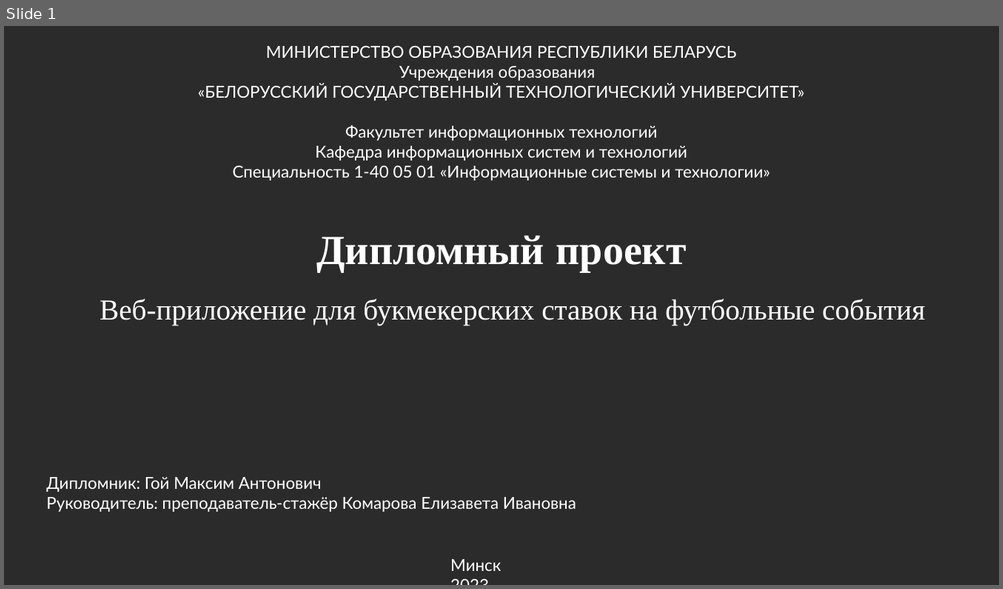
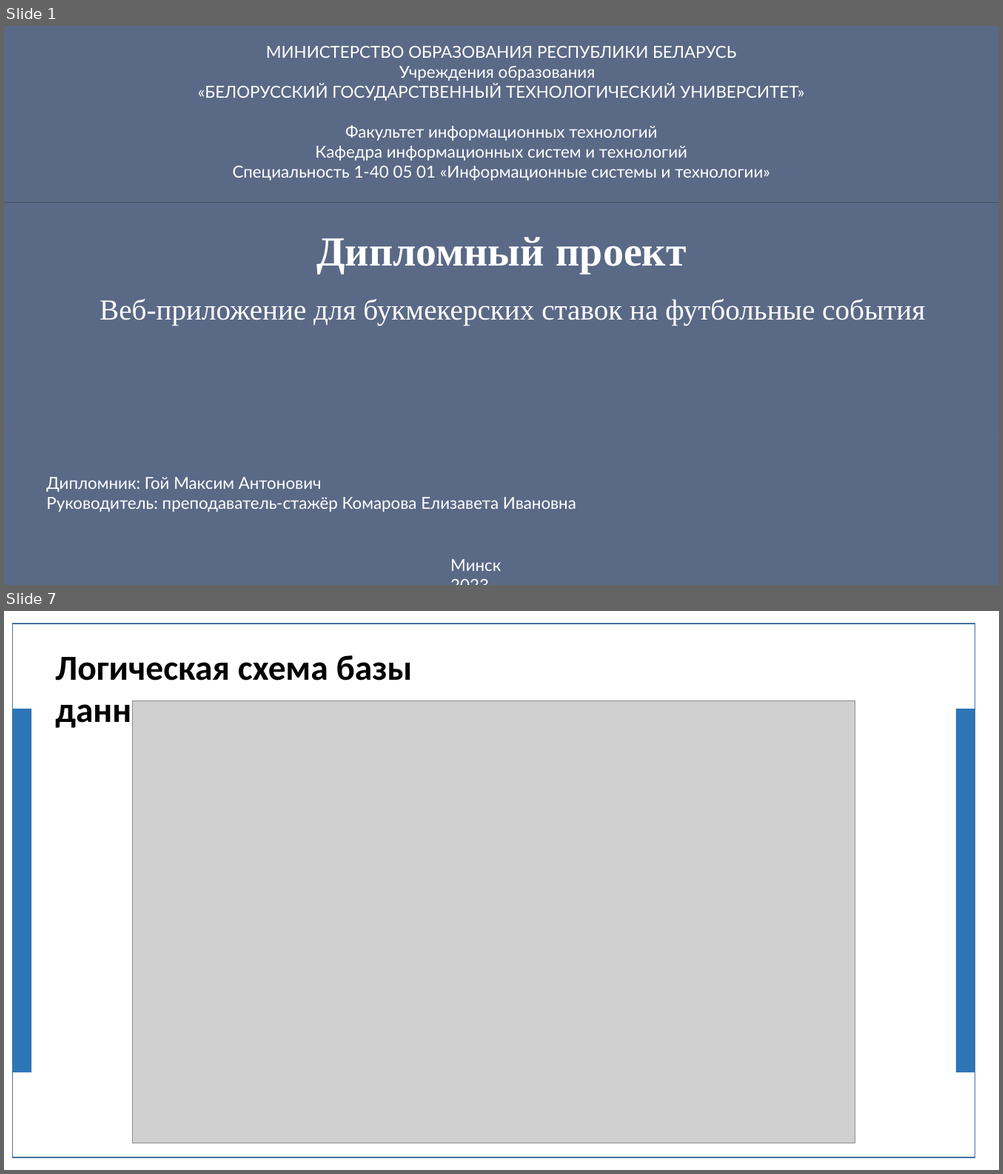
Before and after one commit to jk2911/diplom, a slide deck: doklad.PPTX. Shown one above the other, each under a label of ours: slide 1 before the commit, slides 1 and 7 after it; the slides between them are not shown. The pictures are 1003x589 and 1003x1174 pixels, drawn with LibreOffice and Linux fonts; fonts in the diff are those of the drawing; grey boxes stand for pictures; background and template pictures are left out; a plain dark background stands for a picture behind light text. Boxes give left, top, right and bottom in pixels: in the first picture for what was removed or moved away, otherwise in the second. Text is boxed around its words. In the diff, an @@ line names an element or a change of style, - is before the commit and + after.

```diff
--- a/doklad.PPTX
+++ b/doklad.PPTX
@@ slide 7 added at (x1=4, y1=611, x2=999, y2=1170), background picture (left out) @@
@@ rectangle added at (x1=13, y1=624, x2=975, y2=1158), fill #FFFFFF, outline #43739E 1 pt @@
@@ text added at (x1=55, y1=655, x2=412, y2=731), 34 pt, text #000000, bold @@
+Логическая схема базы данных
@@ rectangle added at (x1=13, y1=709, x2=31, y2=1073), fill #2E75B6 @@
@@ picture added at (x1=132, y1=701, x2=855, y2=1144) @@
@@ rectangle added at (x1=956, y1=709, x2=974, y2=1073), fill #2E75B6 @@
@@ slide 1 changed as well @@
@@ rectangle added at (x1=4, y1=26, x2=999, y2=202), fill #607090 at 90% opacity @@
@@ rectangle added at (x1=4, y1=203, x2=999, y2=432), fill #607090 at 90% opacity @@
@@ rectangle added at (x1=4, y1=432, x2=999, y2=585), fill #607090 at 90% opacity @@
```
Also in this commit, not shown: 1 other slide changed, 9 other slides added, 8 slides removed, 3 other files.
